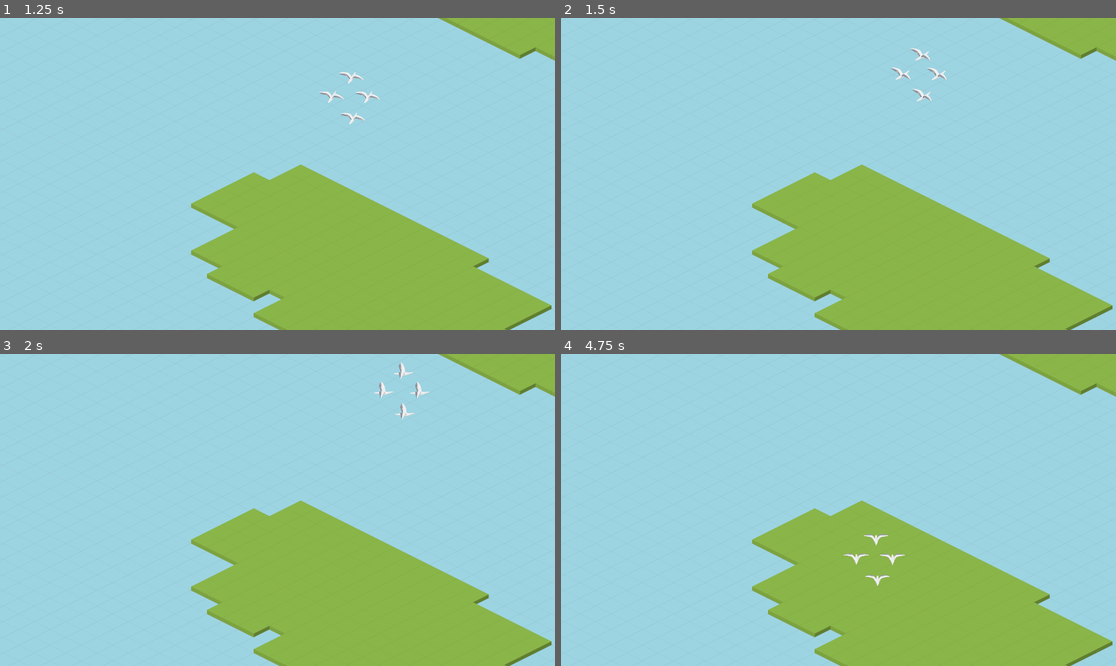
Above: before the commit, frames 1-4 (two rows, left to right).
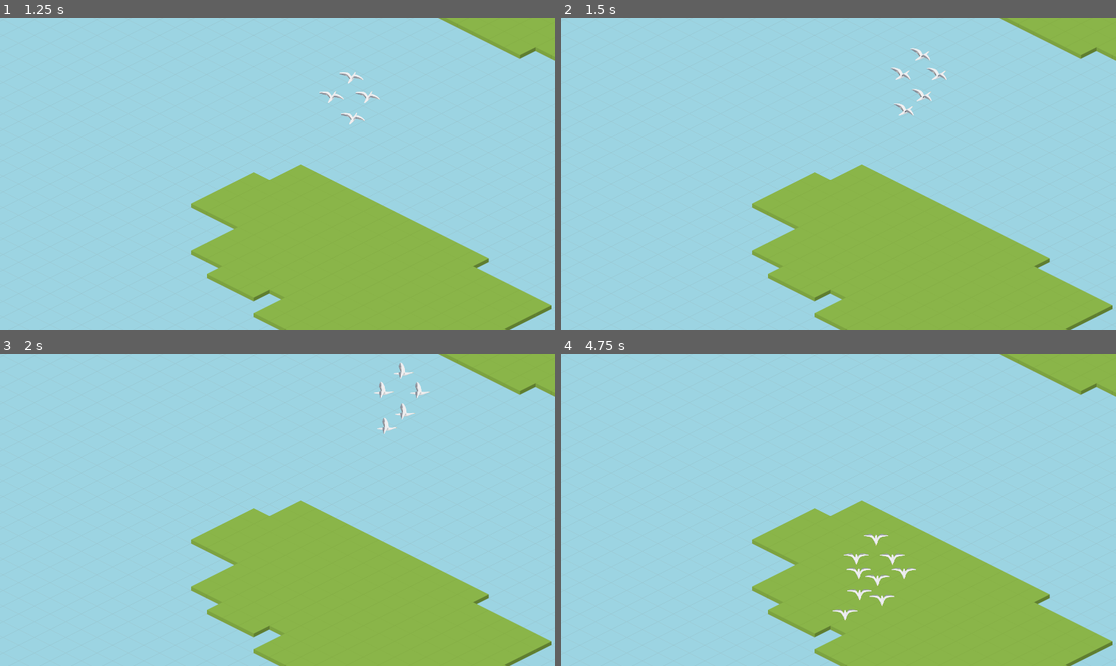
Above: after the commit, the same moments.

Repository: namatoj/nordicgamejam2024_seagull
Game: Godot game, scene res://scenes/title_screen.tscn
Same seed, same stepped clock (60 frames per second), same inputs: the game is played once before the commit and once after it.
Inputs (mouse positions are in pixels of both pictures, inside the frame that each line leads up to):
- Up to frame 1 (1.25 s): click "Start" at 0.5 s
- Up to frame 2 (1.5 s): move the mouse to (960, 158) at 1.27 s; tap Space (Action, bound only after the commit) at 1.35 s
- Up to frame 3 (2 s): no input
- Up to frame 4 (4.75 s): move the mouse to (727, 525) at 2.02 s; tap Space (Action, bound only after the commit) every 0.75 s from 2.1 to 4.35 s; move the mouse to (894, 441) at 2.77 s; move the mouse to (810, 572) at 3.52 s; move the mouse to (1005, 556) at 4.27 s

Frame 1 is identical in both runs. In frame 2, less than 0.1% of the frame differs, in the area x 59-64%, y 27-32%; in frame 3, less than 0.1%; in frame 4, 0.3%, in the area x 48-64%, y 68-86%.

Commit message:
add seagull to flock

Diff:
--- a/entities/seagull/player_flock.gd
+++ b/entities/seagull/player_flock.gd
@@ -6,13 +6,14 @@
 
 @export var speed = 400
 @export var rotation_speed = 2
+@export var min_separation = 50 # Minimum distance between seagulls
 
 var rotation_radians = 0
 var target = Vector2.ZERO
 
 # Called when the node enters the scene tree for the first time.
 func _ready():
-	pass # Replace with function body.
+	update_flock_center()
 
 func _input(event):
 	if event is InputEventMouseMotion:
@@ -21,6 +22,9 @@
 
 # Called every frame. 'delta' is the elapsed time since the previous frame.
 func _process(delta):
+	if Input.is_action_just_pressed("Action"):
+		add_seagull()
+
 	var angle_to_mouse = position.direction_to(target).angle()
 	rotation_radians = map_radians_to_circle(rotate_toward(rotation_radians, angle_to_mouse, delta * rotation_speed))
 
@@ -28,25 +32,40 @@
 	position += velocity * delta
 
 	update_seagulls()
+	update_flock_center()
 
 func update_seagulls():
 	for seagull in seagulls.get_children():
 		seagull.look_towards(rotation_radians)
 
-# func _physics_process(delta):
-# 	for seagull in seagulls.get_children():
-# 		var direction_to_center = (flock_center.position - seagull.position).normalized()
-# 		var distance_to_center = flock_center.position.distance_to(seagull.position)
-
-# 		var speed_to_center = distance_to_center * 0.5 * speed
-
-# 		seagull.velocity = direction_to_center * speed_to_center * delta
-
-# 		# Apply movement using the physics engine
-# 		seagull.move_and_slide()
-
-# 		# Optional: Update the raycast's target position if used for other functionalities
-# 		seagull.raycast.target_position = seagull.velocity
-
 func map_radians_to_circle(angle):
 	return fposmod(angle, 2 * PI)
+
+func add_seagull():
+	var retries = 100
+	var placed = false
+	var random_seagull
+	while not placed and retries > 0:
+		random_seagull = seagulls.get_children().pick_random()
+		var new_pos = random_seagull.position + Vector2(randf_range(-100, 100), randf_range(-100, 100))
+		if is_position_valid(new_pos):
+			var new_seagull = preload("res://entities/seagull/seagull.tscn").instantiate()
+			new_seagull.position = new_pos
+			seagulls.add_child(new_seagull)
+			placed = true
+		retries -= 1
+	if not placed:
+		print("Failed to place seagull")
+
+func is_position_valid(check_pos):
+	for seagull in seagulls.get_children():
+		if seagull.position.distance_to(check_pos) < min_separation:
+			return false
+	return true
+
+func update_flock_center():
+	var center = Vector2()
+	var count = seagulls.get_child_count()
+	for seagull in seagulls.get_children():
+		center += seagull.position
+	flock_center.position = center / max(count, 1)  # Avoid division by zero
--- a/entities/seagull/seagull.tscn
+++ b/entities/seagull/seagull.tscn
@@ -4,7 +4,7 @@
 [ext_resource type="Script" path="res://entities/AnimationManager.gd" id="2_n6gqi"]
 
 [sub_resource type="CircleShape2D" id="CircleShape2D_b0boa"]
-radius = 50.0
+radius = 25.0
 
 [sub_resource type="SpriteFrames" id="SpriteFrames_xvdqh"]
 
--- a/project.godot
+++ b/project.godot
@@ -25,6 +25,19 @@
 
 enabled=PackedStringArray()
 
+[input]
+
+Action={
+"deadzone": 0.5,
+"events": [Object(InputEventKey,"resource_local_to_scene":false,"resource_name":"","device":-1,"window_id":0,"alt_pressed":false,"shift_pressed":false,"ctrl_pressed":false,"meta_pressed":false,"pressed":false,"keycode":0,"physical_keycode":32,"key_label":0,"unicode":32,"echo":false,"script":null)
+]
+}
+
+[physics]
+
+2d/default_gravity=2.08165e-12
+2d/default_gravity_vector=Vector2(2.08165e-12, 2.08165e-12)
+
 [rendering]
 
 renderer/rendering_method="gl_compatibility"
Not shown, added: art/tiles/basic/tile_0.png.import
Not shown, added: art/tiles/tree_pink/tile_tree_pink_0.png.import
Not shown, added: art/tiles/tree_pink/tile_tree_pink_1.png.import
Not shown, added: art/tiles/tree_pink/tile_tree_pink_2.png.import
Not shown, added: art/tiles/tree_pink/tile_tree_pink_3.png.import
